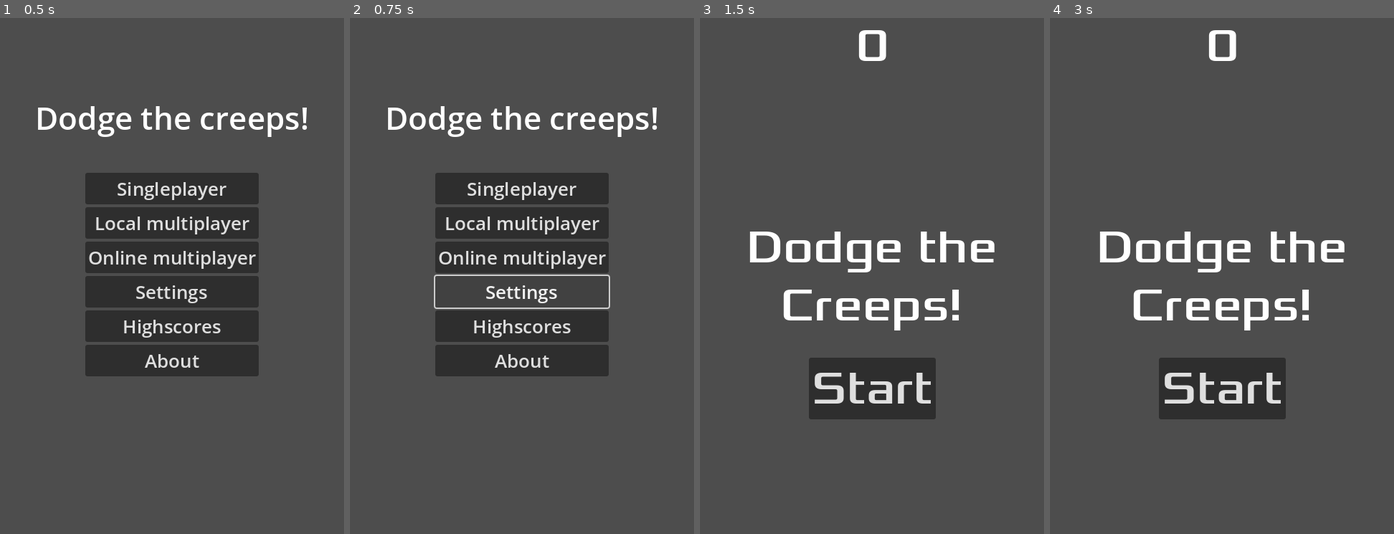
Above: before the commit, frames 1-4 (left to right).
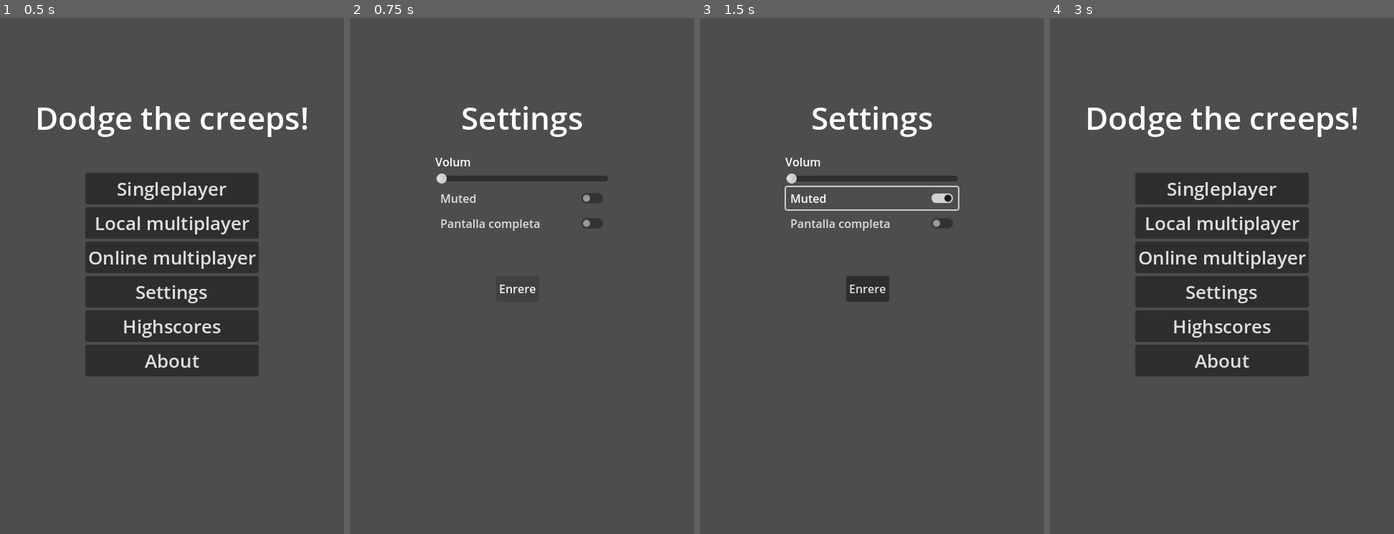
Above: after the commit, the same moments.

Repository: qbaucellsd/DodgeTheCreeps
Game: Godot game, scene res://menu.tscn
Two runs of this game, one before a commit and one after it. Both use one fixed random seed, a clock stepped at 60 frames per second and the inputs below.
Inputs (mouse positions are in pixels of both pictures, inside the frame that each line leads up to):
- Up to frame 1 (0.5 s): no input
- Up to frame 2 (0.75 s): click "Settings" at 0.5 s
- Up to frame 3 (1.5 s): click (872, 198) at 1.25 s, where only the run after the commit has a clickable "Muted"
- Up to frame 4 (3 s): click (1222, 224) at 2 s, where only the run after the commit has a clickable "Pantalla completa"; click (1218, 286) at 2.75 s, where only the run after the commit has a clickable "Enrere"

Frame 1 is identical in both runs. In frame 2, 17% of the frame differs, in the area x 11-90%, y 17-70%; in frame 3, 10%; in frame 4, 23%, in the area x 11-90%, y 2-78%.

Commit message:
Commit23
Menú settings. Joc acabat.

Diff:
--- a/ex-5.dodge-the-creep/menu.gd
+++ b/ex-5.dodge-the-creep/menu.gd
@@ -1,8 +1,28 @@
 extends Control
+
+var config_path = "user://settings.cfg"
 
 # Called when the node enters the scene tree for the first time.
 func _ready() -> void:
-	pass # Replace with function body.
+	load_settings()
+
+func load_settings():
+	var config = ConfigFile.new()
+	var err = config.load(config_path)
+	if err == OK:
+		var volume = config.get_value("audio", "volume", 100)
+		var muted = config.get_value("audio", "muted", false)
+		var fullscreen = config.get_value("video", "fullscreen", false)
+		# Aplica volum i mute al bus Master
+		if muted:
+			AudioServer.set_bus_volume_db(0, linear_to_db(0.0))
+		else:
+			AudioServer.set_bus_volume_db(0, linear_to_db(volume / 100.0))
+		# Aplica pantalla completa segons la configuració guardada
+		if fullscreen:
+			DisplayServer.window_set_mode(DisplayServer.WINDOW_MODE_EXCLUSIVE_FULLSCREEN)
+		else:
+			DisplayServer.window_set_mode(DisplayServer.WINDOW_MODE_WINDOWED)
 
 # Called every frame. 'delta' is the elapsed time since the previous frame.
 func _process(delta: float) -> void:
@@ -18,7 +38,7 @@
 	pass # Replace with function body.
 
 func _on_settings_pressed() -> void:
-	pass # Replace with function body.
+	get_tree().change_scene_to_file("res://settings.tscn")
 
 func _on_highscores_pressed() -> void:
 	pass # Replace with function body.
--- a/ex-5.dodge-the-creep/project.godot
+++ b/ex-5.dodge-the-creep/project.godot
@@ -19,6 +19,7 @@
 
 window/size/viewport_width=480
 window/size/viewport_height=720
+window/size/mode=1
 window/stretch/mode="viewport"
 
 [input]
--- /dev/null
+++ b/ex-5.dodge-the-creep/settings.gd
@@ -0,0 +1,58 @@
+extends Control
+
+var config_path = "user://settings.cfg"
+var volume_value = 100  # Valor per defecte
+var muted = false
+var fullscreen = false
+
+func _ready():
+	load_settings()
+
+func save_settings():
+	var config = ConfigFile.new()
+	config.set_value("audio", "volume", volume_value)
+	config.set_value("audio", "muted", muted)
+	config.set_value("video", "fullscreen", fullscreen)
+	config.save(config_path)
+
+func load_settings():
+	var config = ConfigFile.new()
+	var err = config.load(config_path)
+	if err == OK:
+		volume_value = config.get_value("audio", "volume", 100)
+		muted = config.get_value("audio", "muted", false)
+		$VBoxContainer/HSlider.value = volume_value
+		$VBoxContainer/MuteCheckButton.button_pressed = muted
+		if muted:
+			AudioServer.set_bus_volume_db(0, linear_to_db(0.0))
+		else:
+			AudioServer.set_bus_volume_db(0, linear_to_db(volume_value / 100.0))
+
+# Called every frame. 'delta' is the elapsed time since the previous frame.
+func _process(delta: float) -> void:
+	pass
+
+func _on_h_slider_value_changed(value: float) -> void:
+	volume_value = value
+	AudioServer.set_bus_volume_db(0, linear_to_db(value / 100.0))
+	save_settings()
+
+func _on_check_button_toggled(toggled_on: bool) -> void:
+	muted = toggled_on
+	if muted:
+		AudioServer.set_bus_volume_db(0, linear_to_db(0.0)) # Silencia totalment
+	else:
+		# Restableix el volum anterior (recuperat d'una variable existent)
+		AudioServer.set_bus_volume_db(0, linear_to_db(volume_value / 100.0))
+	save_settings()
+
+func _on_fullscreen_check_button_toggled(toggled_on: bool) -> void:
+	fullscreen = toggled_on
+	if fullscreen:
+		DisplayServer.window_set_mode(DisplayServer.WINDOW_MODE_EXCLUSIVE_FULLSCREEN)
+	else:
+		DisplayServer.window_set_mode(DisplayServer.WINDOW_MODE_WINDOWED)
+	save_settings()
+
+func _on_button_pressed() -> void:
+	get_tree().change_scene_to_file("res://menu.tscn")
--- /dev/null
+++ b/ex-5.dodge-the-creep/settings.tscn
@@ -0,0 +1,66 @@
+[gd_scene load_steps=2 format=3 uid="uid://cusvpapugmj0y"]
+
+[ext_resource type="Script" uid="uid://bc0m13i1xti1w" path="res://settings.gd" id="1_x2hje"]
+
+[node name="Settings" type="Control"]
+layout_mode = 3
+anchors_preset = 15
+anchor_right = 1.0
+anchor_bottom = 1.0
+grow_horizontal = 2
+grow_vertical = 2
+script = ExtResource("1_x2hje")
+
+[node name="Label" type="Label" parent="."]
+layout_mode = 1
+anchors_preset = -1
+anchor_top = 0.15
+anchor_right = 1.0
+anchor_bottom = 0.15
+grow_horizontal = 2
+theme_override_font_sizes/font_size = 44
+text = "Settings"
+horizontal_alignment = 1
+
+[node name="VBoxContainer" type="VBoxContainer" parent="."]
+layout_mode = 1
+anchors_preset = -1
+anchor_left = 0.25
+anchor_top = 0.3
+anchor_right = 0.75
+anchor_bottom = 0.8
+
+[node name="HSlider" type="HSlider" parent="VBoxContainer"]
+layout_mode = 2
+
+[node name="Label" type="Label" parent="VBoxContainer/HSlider"]
+layout_mode = 1
+anchors_preset = -1
+anchor_top = -1.0
+anchor_right = 0.2
+anchor_bottom = -1.0
+grow_horizontal = 2
+grow_vertical = 2
+text = "Volum"
+
+[node name="MuteCheckButton" type="CheckButton" parent="VBoxContainer"]
+layout_mode = 2
+text = "Muted"
+
+[node name="FullscreenCheckButton" type="CheckButton" parent="VBoxContainer"]
+layout_mode = 2
+text = "Pantalla completa"
+
+[node name="Button" type="Button" parent="."]
+layout_mode = 1
+anchors_preset = -1
+anchor_left = 0.425
+anchor_top = 0.5
+anchor_right = 0.55
+anchor_bottom = 0.55
+text = "Enrere"
+
+[connection signal="value_changed" from="VBoxContainer/HSlider" to="." method="_on_h_slider_value_changed"]
+[connection signal="toggled" from="VBoxContainer/MuteCheckButton" to="." method="_on_check_button_toggled"]
+[connection signal="toggled" from="VBoxContainer/FullscreenCheckButton" to="." method="_on_fullscreen_check_button_toggled"]
+[connection signal="pressed" from="Button" to="." method="_on_button_pressed"]
Not shown, added: ex-5.dodge-the-creep/export_presets.cfg
Not shown, added: ex-5.dodge-the-creep/settings.gd.uid
